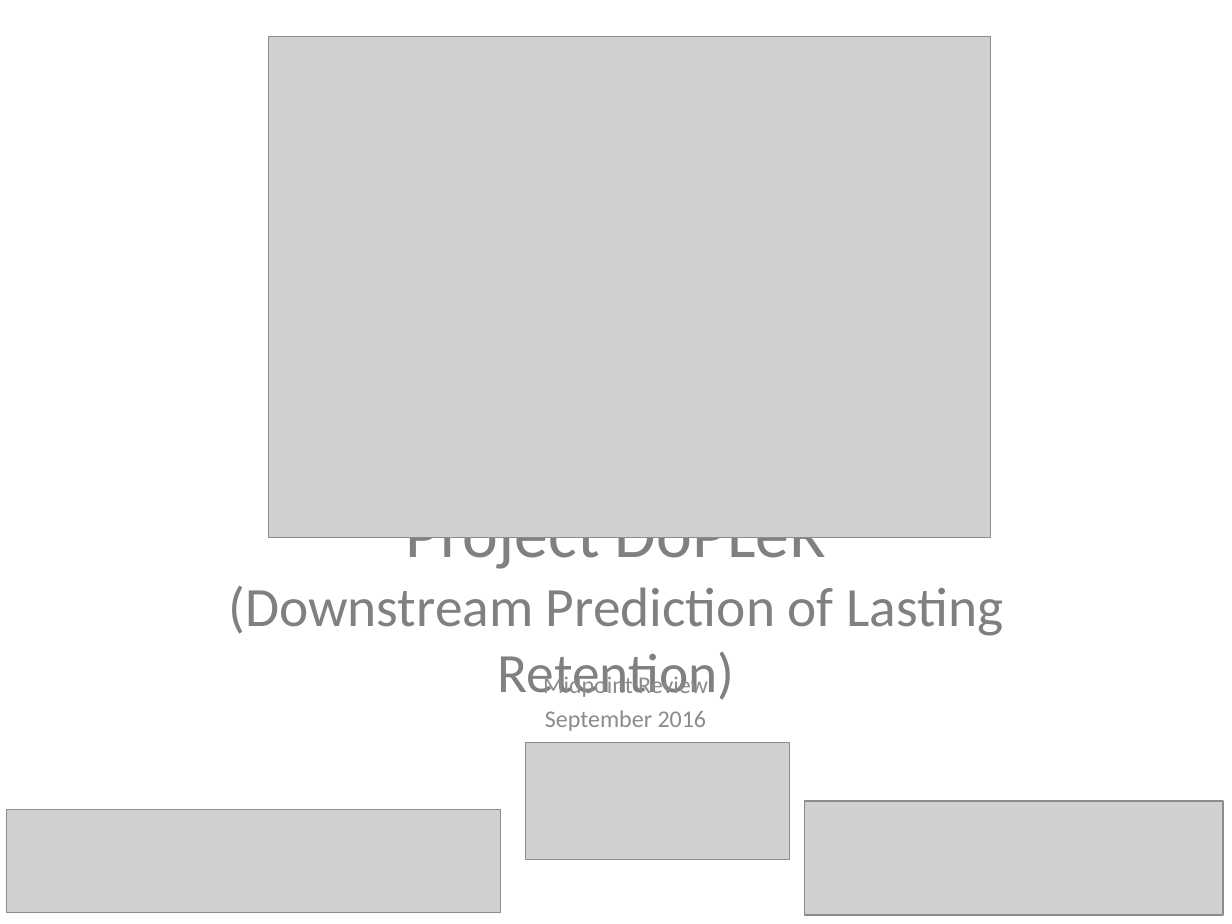
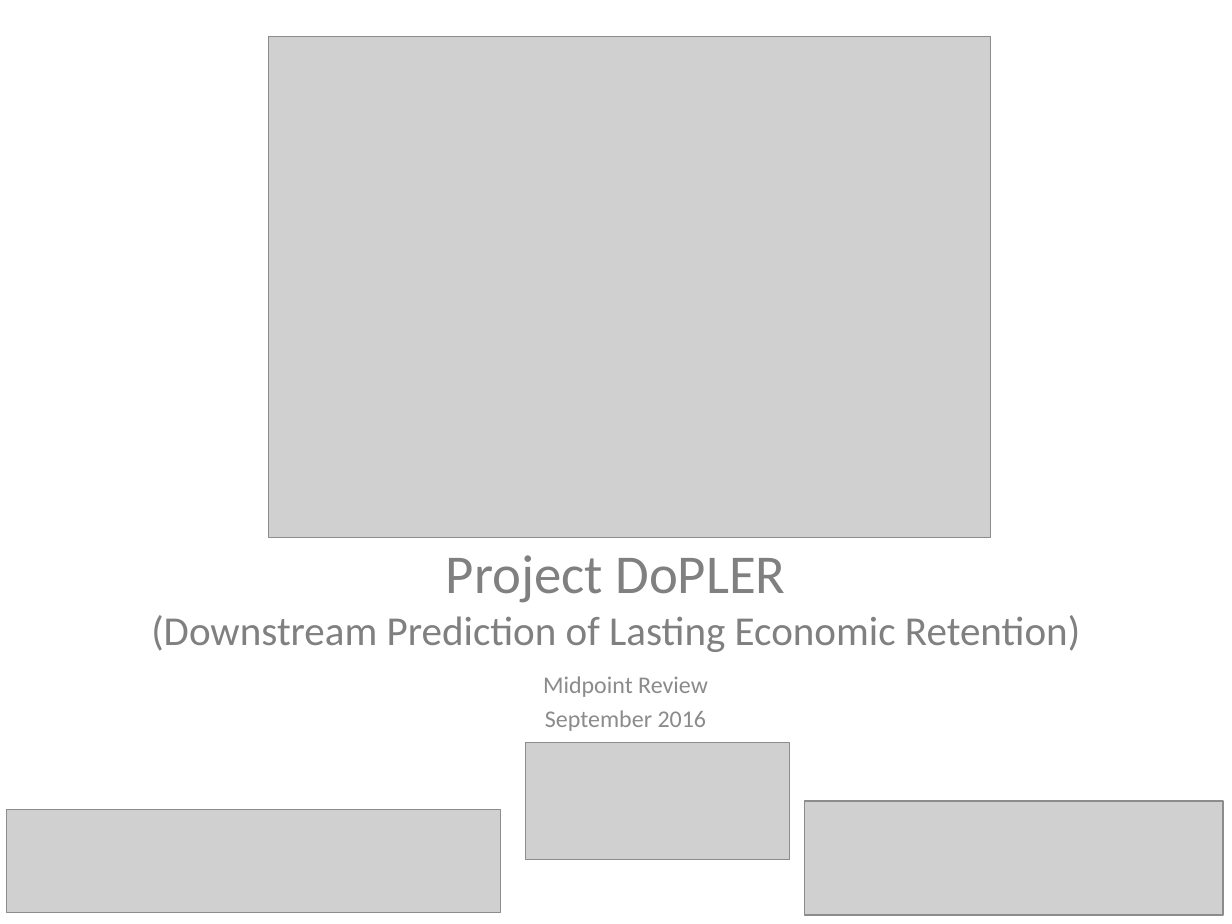
Before and after one commit to cturner500/DoPLER, a slide deck: slide 1 of DoPLER_Midpoint.pptx. Drawn at 1232x924 pixels with LibreOffice and Linux fonts; fonts in the diff are those of the drawing; grey boxes stand for pictures; background and template pictures are left out. Boxes give left, top, right and bottom in pixels: in the first picture for what was removed or moved away, otherwise in the second. Text is boxed around its words. In the diff, an @@ line names an element or a change of style, - is before the commit and + after.

```diff
--- a/DoPLER_Midpoint.pptx
+++ b/DoPLER_Midpoint.pptx
@@ title at bbox=[151, 555, 1080, 652]: text changed; size 32.4 to 24 pt @@
-Project DoPLeR
-(Downstream Prediction of Lasting Retention)
+Project DoPLER
+(Downstream Prediction of Lasting Economic Retention)
```
Also in this commit, not shown: 1 other slide changed.
